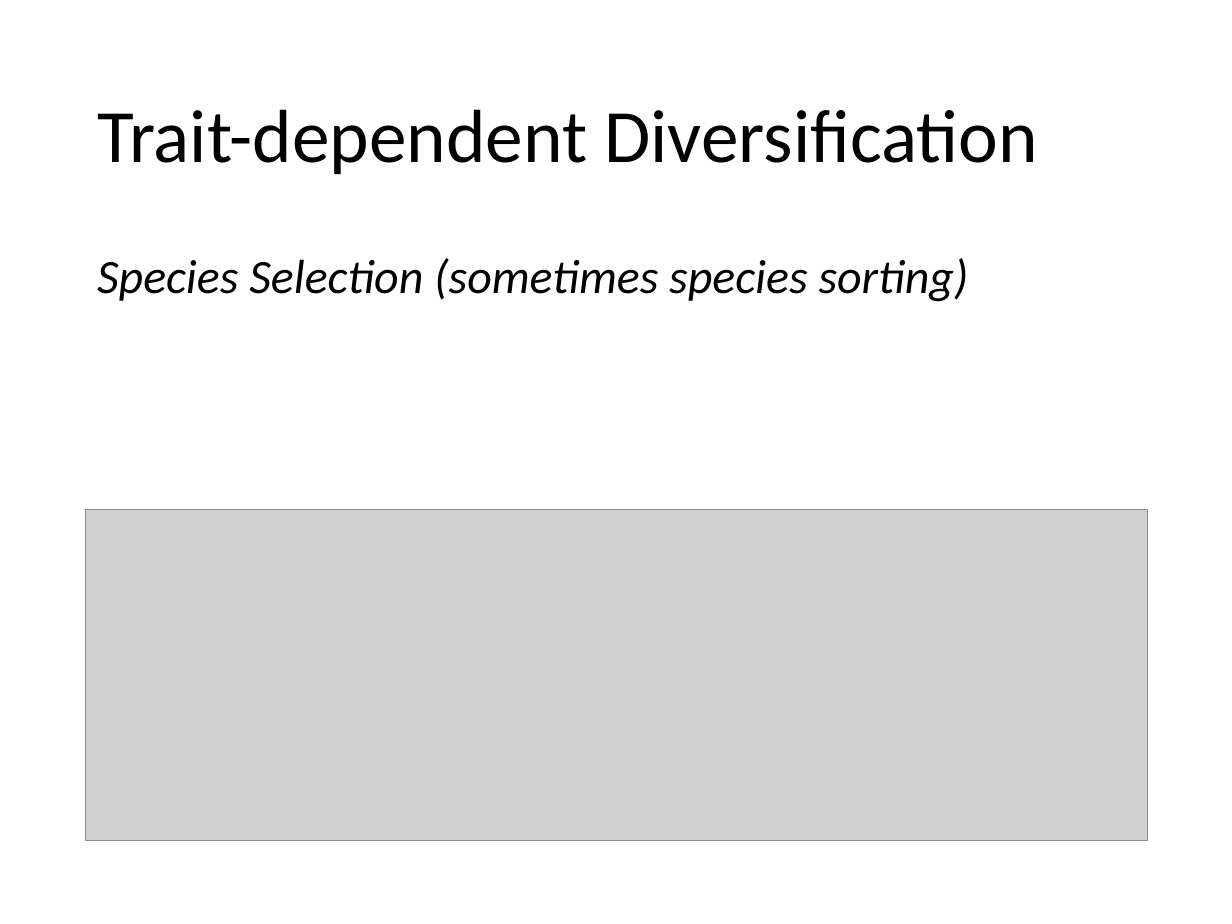
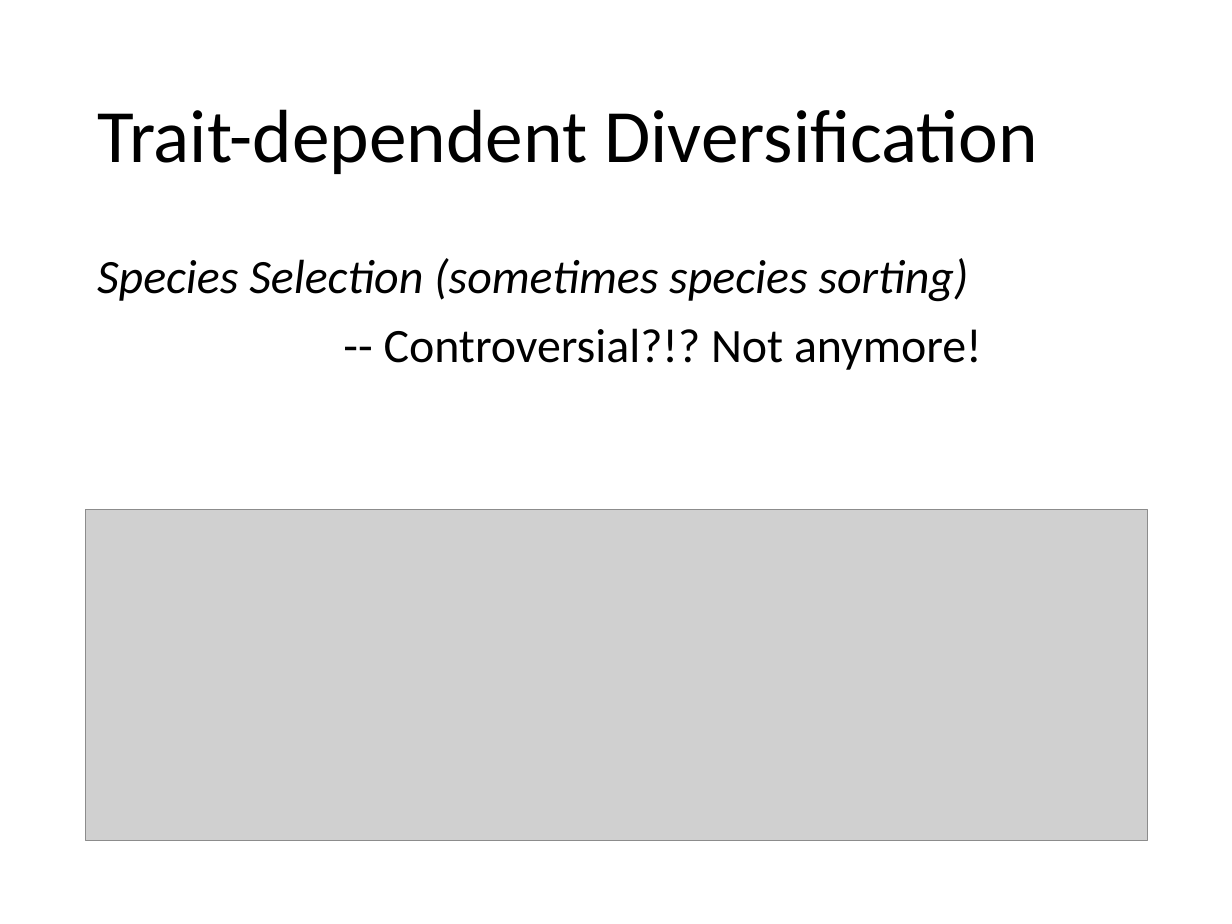
Before and after one commit to uyedaj/macrophy_course, a slide deck: slide 23 of lectures/slides/Diversification&SSE.pptx (slide 14 before the commit). Drawn at 1232x924 pixels with LibreOffice and Linux fonts; fonts in the diff are those of the drawing; grey boxes stand for pictures. Boxes give left, top, right and bottom in pixels: in the first picture for what was removed or moved away, otherwise in the second. Text is boxed around its words. In the diff, an @@ line names an element or a change of style, - is before the commit and + after.

Commit message:
Diversification lecture

```diff
--- a/lectures/slides/Diversification&SSE.pptx
+++ b/lectures/slides/Diversification&SSE.pptx
@@ text at (384,328,982,370): paragraph added @@
+-- Controversial?!? Not anymore!
```
Also in this commit, not shown: 4 other slides changed, 9 slides added, 2 other files.
